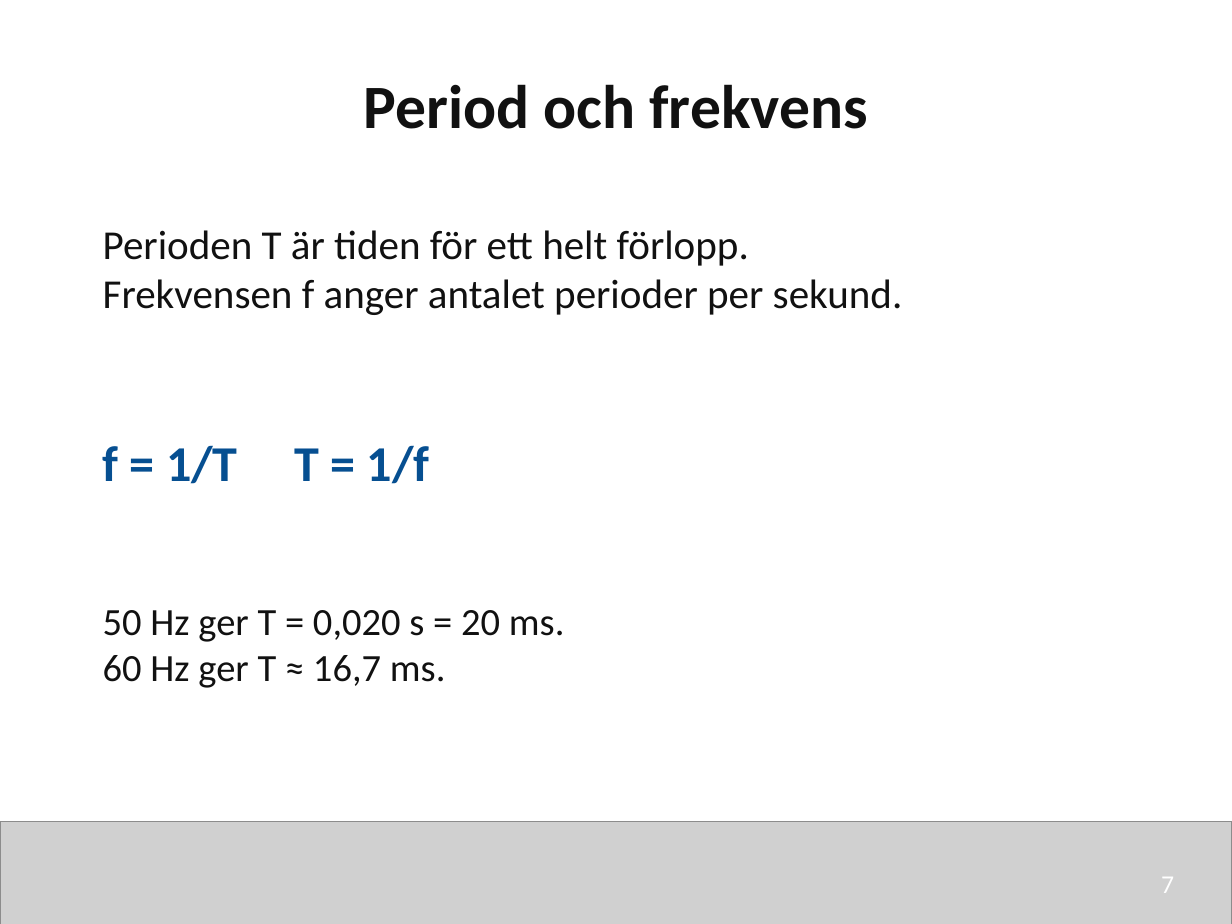
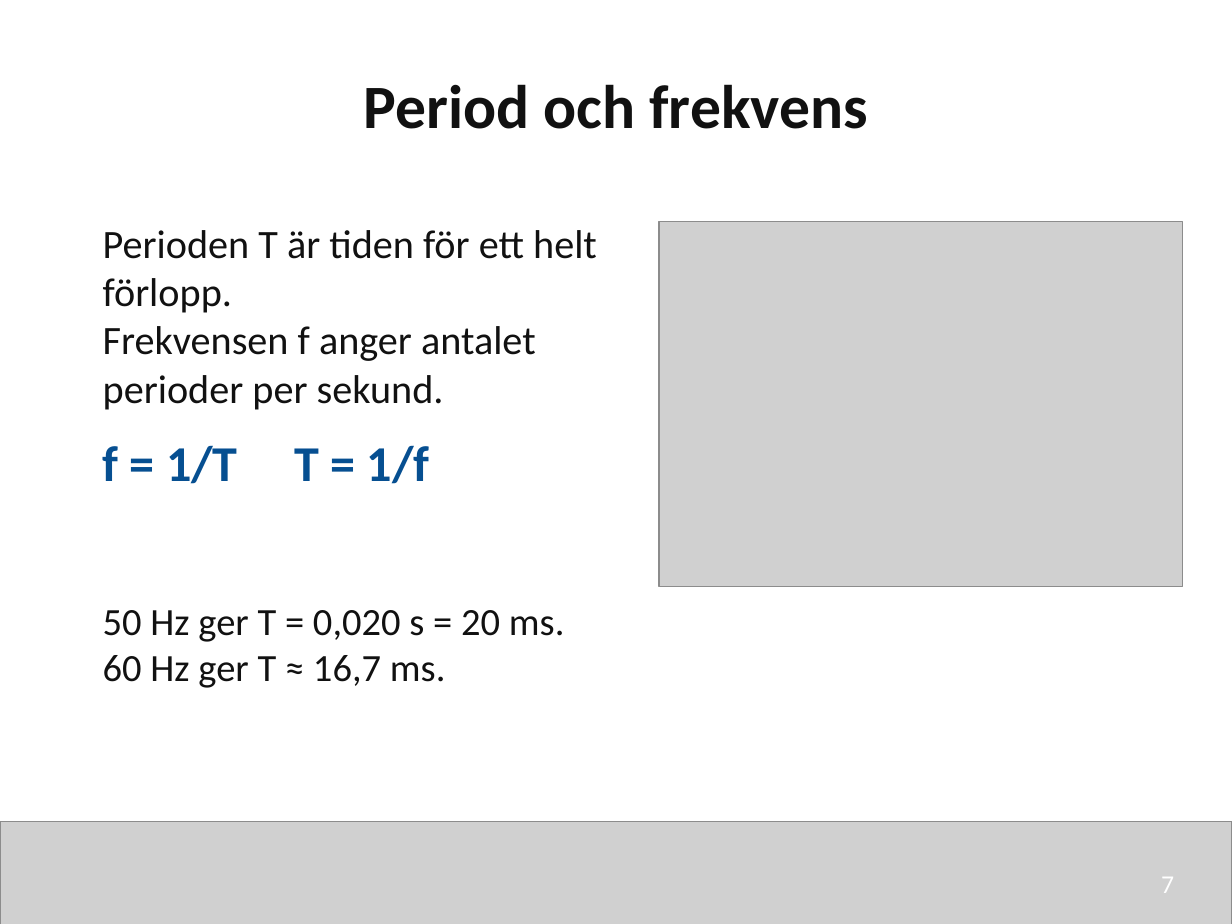
Before and after one commit to nj22az/nj22az.github.io, a slide deck: slide 7 of sjoskolan/vecka-40/aktuell/v40_01_Sinusformad_vaxelspanning_elev.pptx. Drawn at 1232x924 pixels with LibreOffice and Linux fonts; fonts in the diff are those of the drawing; grey boxes stand for pictures. Boxes give left, top, right and bottom in pixels: in the first picture for what was removed or moved away, otherwise in the second. Text is boxed around its words. In the diff, an @@ line names an element or a change of style, - is before the commit and + after.

```diff
--- a/sjoskolan/vecka-40/aktuell/v40_01_Sinusformad_vaxelspanning_elev.pptx
+++ b/sjoskolan/vecka-40/aktuell/v40_01_Sinusformad_vaxelspanning_elev.pptx
@@ text "Perioden T är tiden för ..." at bbox=[103, 230, 597, 410]: size 24 to 23.5 pt @@
@@ picture added at bbox=[659, 222, 1183, 586] @@
```
Also in this commit, not shown: 14 other slides changed, 17 other files.
